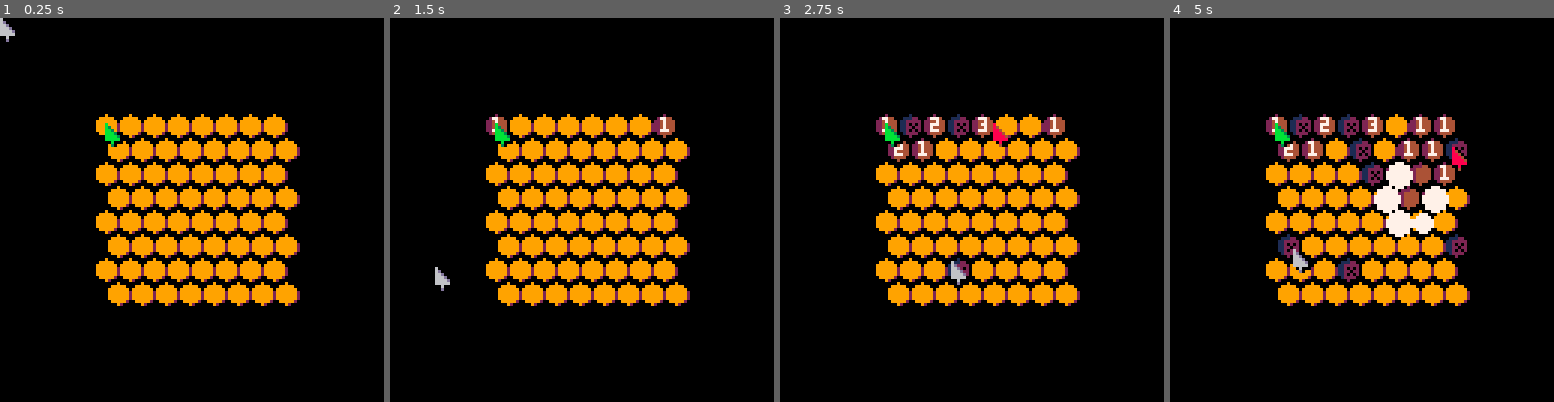
Above: before the commit, frames 1-4 (left to right).
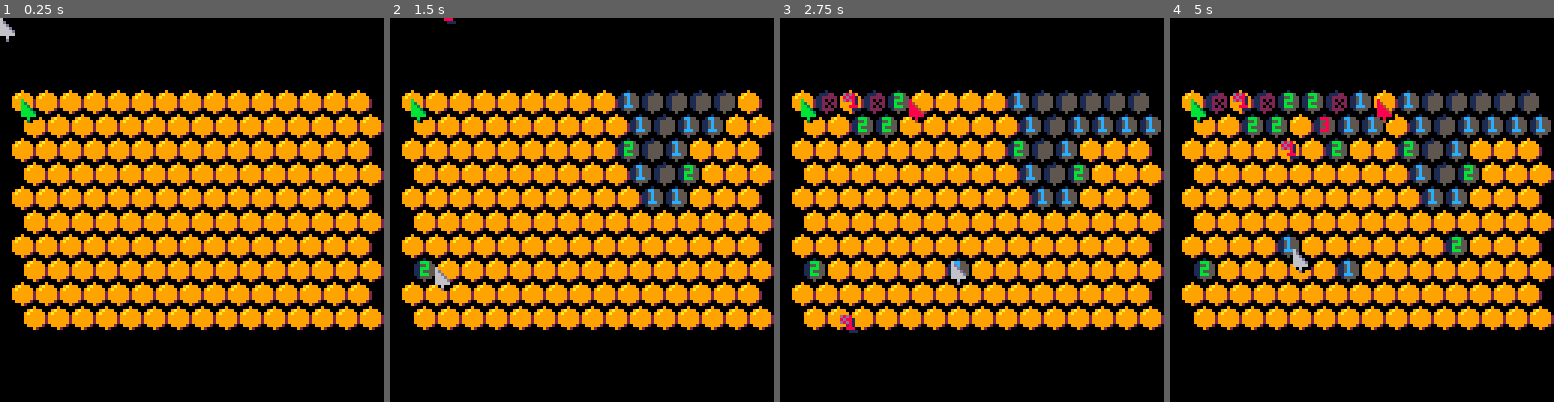
Above: after the commit, the same moments.

Repository: seaspaces27/hivesweeper-p8
Game: PICO-8 cartridge hivesweeper.p8
The game is run twice, just before and just after one commit, with the same random seed, the same clock (stepped at 60 frames per second) and the same inputs.
Inputs (mouse positions are in pixels of both pictures, inside the frame that each line leads up to):
- Up to frame 1 (0.25 s): no input
- Up to frame 2 (1.5 s): tap X (X key) at 0.33, 1.07 s; click (670, 121) at 0.67 s; tap O (Z key) at 0.7 s; click (436, 267) at 1.22 s
- Up to frame 3 (2.75 s): hold Right 1.6-2.1 s; tap O (Z key) at 1.7, 2.1, 2.5 s; click (887, 114) at 1.77 s; tap X (X key) at 1.85 s; hold Up 2.15-2.42 s; click (952, 259) at 2.32 s; hold Right from 2.47 s (still down)
- Up to frame 4 (5 s): click (1404, 106) at 2.87 s; tap O (Z key) every 0.4 s from 2.9 to 4.9 s; tap X (X key) at 2.97, 4.08 s; release Right at 3.03 s; hold Left 3.08-3.58 s; click (1465, 256) at 3.42 s; hold Down 3.63-3.97 s; click (1231, 102) at 3.97 s; hold Right 4.02-4.68 s; click (1292, 248) at 4.52 s; hold Up from 4.73 s (still down)

The runs differ from the first frame. In frame 1, 25% of the frame differs, in the area x 3-100%, y 18-82%; in frame 2, 27%; in frame 3, 28%; in frame 4, 31%.

Commit message:
non-square grids; flagged cells unclickable

Diff:
--- a/hivesweeper.p8
+++ b/hivesweeper.p8
@@ -3,15 +3,59 @@
 __lua__
 function _init()
  set_plrs(4)
- new_hive(8)
+ new_hive(15,10)
  poke(0x5f2d, 1) --mouse mode
+ --debug=true
 end
 
 function setchr(s,i,c)
  return sub(s,1,i-1)..c..sub(s,i+1)
 end
+num_cols={12,11,8,12,14,13,5}
 cols={8,9,10,11,12,13,14,15,6,7}
 cols_shade={4,2,9,3,5,5,4,4,13,6}
+
+function set_flag(id,plr)
+ fl={}fl.dying=false fl.from=plr
+ fl.x=hives_screen_pos[id][1]
+ fl.y=hives_screen_pos[id][2]
+ fl.dx=0 fl.dy=0 fl.id=id
+ sfx(9)
+ if flagfield[fl.id]then
+  flagfield[fl.id]+=1
+ else
+  flagfield[fl.id]=1
+ end
+ fl.upd=function(s)
+  if s.dying then
+   s.x+=s.dx s.y+=s.dy
+   s.dx*=.9s.dy+=.2
+   if s.y>128 then
+    del(flags,s)
+   end
+  end
+ end
+ fl.drw=function(s)
+  if(s.from)then
+   pal(7,cols[s.from+1])
+   pal(6,cols_shade[s.from+1])
+  end
+  spr(7,s.x,s.y)pal()
+ end
+ fl.remove=function(s)
+  sfx(10)s.dying=true
+ 	s.dx=4-rnd(8)
+ 	s.dy=-3-rnd(1)
+  if(flagfield[s.id])then
+   flagfield[s.id]=(flagfield[s.id]>1 and flagfield[s.id]-1) or nil
+  else
+   --flagfield[s.id]=nil
+  end
+  s.id=nil
+ end
+ add(flags,fl)
+ return fl
+end
 
 function set_plrs(ppl)
  players={}
@@ -71,9 +115,28 @@
 	 	 if(s.cooldown>=1)s.cooldown-=1
 	 	end
 	 	--activate a hidden cell
-	 	if s.ap and revealed[s.id]==false then
-	 	 local check=mark_hex(s.id,10)
+	 	if s.ap and revealed[s.id]==false and flagfield[s.id]==nil then
+	 	 local check=mark_hex(s.id,5)
   	 check.t=0
+  	 check:set()
+  	end
+  	--flag a cell
+  	if s.bp and revealed[s.id]==false then
+  	 --is a flag already there?
+  	 local occupied=false
+  	 for j=1,#flags do
+  	  local fl=flags[j]
+  	  if fl.id==s.id then
+  	   occupied=true
+  	   --delete own flag
+  	   if fl.from==s.pl then
+  	    fl:remove()
+  	   end
+  	  end
+  	 end
+  	 if not occupied then--free cell
+  	  set_flag(s.id,s.pl)
+  	 end
   	end
   	--update last non-zero horizontal input
  	 s.last_hin=s.hin~=0and s.hin or s.last_hin
@@ -94,19 +157,21 @@
  end
 end
 
-function new_hive(sz,bees)
- mines={}
+function new_hive(wi,hi,bees)
+ mines={} sz=wi hi=hi or wi
 	beehive="" hive_size=sz
-	hexs=sz*sz
-	for i=1,sz*sz do --map
+	hive_wi=wi or 8
+	hive_hi=hi or wi
+	hexs=wi*hi
+	for i=1,wi*hi do --map
 	 beehive=beehive.."#"
 	 mines[i]=false
 	end
-	mines[sz*sz]=false
+	mines[wi*hi]=false
 
 	bees_left=bees or sz*2 --add bees to map
 	while bees_left>0 do
-	 local id=flr(rnd(sz*sz))
+	 local id=flr(rnd(wi*hi))
 	 if beehive[id]=="#" then
 	  beehive=setchr(beehive,id,"b")
 	  mines[id]=true
@@ -115,24 +180,26 @@
 	end
 	revealed={} --cells shown
 	reveal_que={} --cells to be shown
-	for i=1,sz*sz do
+	for i=1,wi*hi do
 	 revealed[i]=false
 	end
-	flagged={} --cells flagged
+	flags={} --cells flagged
+	flagfield={}
 	numbers={} --no. of adjacents
 	numbers=load_bees()
 
 	--generate hive position on screen
 	hives_screen_pos={}
-	os=64-(hive_size*4)
+	local x_os=64-(hive_wi*4)
+	local y_os=64-(hive_hi*4)
 	for i=0,hexs-1 do
   offset=0
-  y=flr(i/hive_size)
+  y=flr(i/hive_wi)
   if(y%2==1)offset=.5
- 	x=((i+offset)%hive_size)
+ 	x=((i+offset)%hive_wi)
 
  	add(hives_screen_pos,
- 	{os+(x*8),os+(y*8)})
+ 	{x_os+(x*8),y_os+(y*8)})
  end
  sfx(4)
 end
@@ -147,6 +214,13 @@
  end
  mheld=stat(34)
 
+ if(mressed)then mressed=false
+ else if stat(34)==2 and mreld~=2 then
+  mressed=true
+  end
+ end
+ mreld=stat(34)
+
  --update plr inputs
  for i=1,#players do
   local plr=players[i]
@@ -156,9 +230,10 @@
  for i=1,#players do
   local plr=players[i]
   --if player moved
+  plr.togo=plr.togo or plr.id
   if plr.togo~=plr.id then
    --todo:add a bounds check
-   if plr.togo<1 and plr.togo>(hive_size*hive_size) then
+   if plr.togo<1 and plr.togo>(hexs) then
     plr.togo=plr.id
    end
    for j=1,#players do
@@ -185,19 +260,38 @@
  selecting=nil
  for i=1,#hives_screen_pos do
   local cell=hives_screen_pos[i]
-  for j=1,#players do
-   local plr=players[j]
-   --local mx=plr.x local my=plr.y
-   //use id instead?
-	  if(mx>=cell[1] and mx<cell[1]+8
-	  and my>=cell[2] and my<cell[2]+8)then
-	  	selecting=i
-	  	if(mpressed) and revealed[i]==false then
-	  	 local check=mark_hex(i,10)
-	  	 check.t=0
-	  	end
-	  end
-	 end
+  --local mx=plr.x local my=plr.y
+  //use id instead?
+  if(mx>=cell[1] and mx<cell[1]+8
+  and my>=cell[2] and my<cell[2]+8)then
+  	selecting=i
+  	if(mpressed) and revealed[i]==false and flagfield[i]==nil then
+  	 local check=mark_hex(i,5)
+  	 check.t=0
+  	elseif(mressed) and revealed[i]==false then
+	    --is a flag already there?
+  	 local occupied=false
+  	 for j=1,#flags do
+  	  local fl=flags[j]
+  	  if fl.id==i then
+  	   occupied=true
+  	   --delete own flag
+  	   if fl.from==nil then
+  	    fl:remove()
+  	   end
+  	  end
+  	 end
+  	 if not occupied then--free cell
+  	  set_flag(i,nil)
+  	 end
+    --set_flag(i,nil)
+   end
+  end
+ end
+ --update flags
+ for i=#flags,1,-1 do
+  local fl=flags[i]
+  fl:upd()
  end
 
  --update cells in reveal que
@@ -236,8 +330,9 @@
   spr(id,cell[1],cell[2])
 
   if debug or revealed[i]then
-	  print((beehive[i]~="b" and numbers[i]) or "",
-	  cell[1]+2,cell[2]+1,7)
+   local txt=(beehive[i]~="b" and numbers[i]) or ""
+	  print(txt,cell[1]+2,cell[2]+1,
+	  num_cols[numbers[i]])
   end
   //print(beehive[i],cell[1],cell[2],7)
  end
@@ -255,6 +350,10 @@
  for i=1,#reveal_que do
   reveal_que[i]:drw()
  end
+ for i=1,#flags do
+  local fl=flags[i]
+  fl:drw()
+ end
  --draw mouse
  pal(1,0)
  local id=17
@@ -266,82 +365,67 @@
  end
  pal()
 end
+
 function transpose(id,os)
- local mod_x=id%hive_size
+ local mod_x=id%hive_wi
 	--odd row or not
-	local y_=ceil(id/hive_size)
+	local y_=ceil(id/hive_wi)
 	local odd=(y_%2==0) and 1 or 0
 	--corner fixing
 	if(mod_x==0 and y_%2==0)odd=1
 	if(mod_x==0 and y_%2==1)odd=0
 	--dir to id number conversion
 	local n_id=
-	os=="tl"and -hive_size-1+odd or
+	os=="tl"and -hive_wi-1+odd or
 	//os=="u"and -hive_size-1+odd or
-	os=="tr"and -hive_size+odd or
+	os=="tr"and -hive_wi+odd or
 	os=="l"and -1 or
 	os=="r"and 1 or
-	os=="bl"and hive_size-1+odd or
-	os=="br"and hive_size+odd or 0
+	os=="bl"and hive_wi-1+odd or
+	os=="br"and hive_wi+odd or 0
  --get new position
  n_id+=id
  if (n_id>0 and
- n_id<=hive_size*hive_size) then
+ n_id<=hexs) then
   ty=((os=="tl"or os=="tr")and -1
   or((os=="bl"or os=="br")and 1
   or 0))+y_
-  if ceil((n_id)/hive_size)==ty then
+  if ceil((n_id)/hive_wi)==ty then
    return n_id
   end
  end
- return id
-end
+ --return id
+end
+
 function neighbours(id)
- local mod_x=id%hive_size
-	--odd row or not
-	local y_=ceil(id/hive_size)
-	local odd=(y_%2==0) and 1 or 0
-	--corner fixing
-	if(mod_x==0 and y_%2==0)odd=1
-	if(mod_x==0 and y_%2==1)odd=0
-	local adj={-hive_size-1+odd,-hive_size+odd,-1,1,hive_size-1+odd,hive_size+odd}
-	local out={}
-	for i=#adj,1,-1 do
-	 local n_id=id+adj[i]
-	 mod_ax=n_id%hive_size
-	 --if in hive range
-	 if (n_id>0 and n_id<=hive_size*hive_size
-	 and n_id%hive_size) then
-	  --if neighbor on expected target y
-	  ty=(i<=2 and -1 or (i>4 and 1 or 0))+y_
-	  if ceil((n_id)/hive_size)==ty then
-	   add(out,n_id)
-	  else
-	   add(out,id)
-	  end
-	 end
-	end
-	return out
+ local dirs={"tl","tr","l","r","bl","br"}
+ local adj={}
+ for i=1,#dirs do
+  add(adj,transpose(id,dirs[i]))
+ end
+ return adj
 end
 
 function mark_hex(id,t)
  local mark={}
  mark.id=id
- mark.t=t or 0
- mark.full_t=t
+ mark.t=mark.full_t or t or 0
+ mark.full_t=mark.full_t or t
  mark.done=false
  mark.set=function(s)
+  local to_reveal=true
   --if cell isnt already revealed
   if revealed[s.id]==false then
    --if cell has no bees near
-   if ((numbers[s.id] or 0)==0) then
+   if ((numbers[s.id] or 0)==0 and (flagfield[s.id]==nil)) then
+    to_reveal=true
     local m_adj=neighbours(s.id)
 	   for i=1,#m_adj do
 	    local n_id=m_adj[i]
-	    if revealed[n_id]==false then
+	    if revealed[n_id]==false and (flagfield[n_id]==nil or flagfield[n_id]==0) then
 	     --put new mark for cell
 	     --on que, inherit stats
-	     local new_mark=mark_hex(n_id)
+	     local new_mark=mark_hex(n_id,s.full_t)
 	     for j,val in pairs(s) do
 	      new_mark[j]=val
 	     end
@@ -352,8 +436,10 @@
 	   end
    end
   end
-	 revealed[s.id]=true
-	 s.done=true sfx(2)
+  --if to_reveal then
+	  revealed[s.id]=true
+	  s.done=true sfx(2)
+	 --end
 	 del(reveal_que,s)
  end
  mark.upd=function(s)
@@ -364,8 +450,8 @@
   end
  end
  mark.drw=function(s)
-  local cell=hives_screen_pos[s.id]
-  circfill(cell[1]+4,cell[2]+4,(1-(s.t/s.full_t))*8)
+  //local cell=hives_screen_pos[s.id]
+  //circfill(cell[1]+4,cell[2]+4,(1-(s.t/s.full_t))*8)
  end
  add(reveal_que,mark)
  return mark
Not shown, changed: 19 lines of the sprite sheet (__gfx__) section of hivesweeper.p8
Not shown, changed: the sound effects (__sfx__) section of hivesweeper.p8
